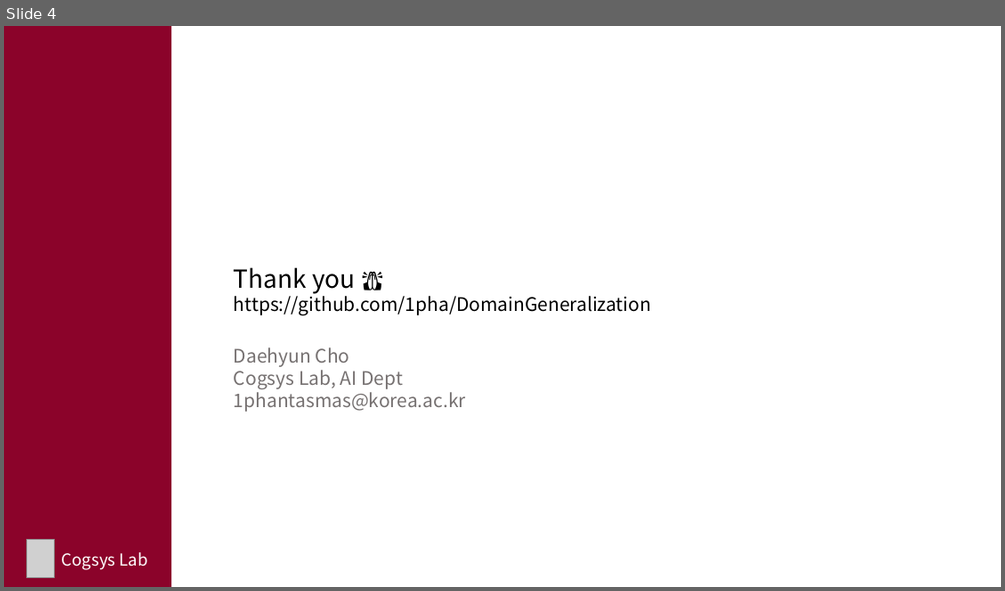
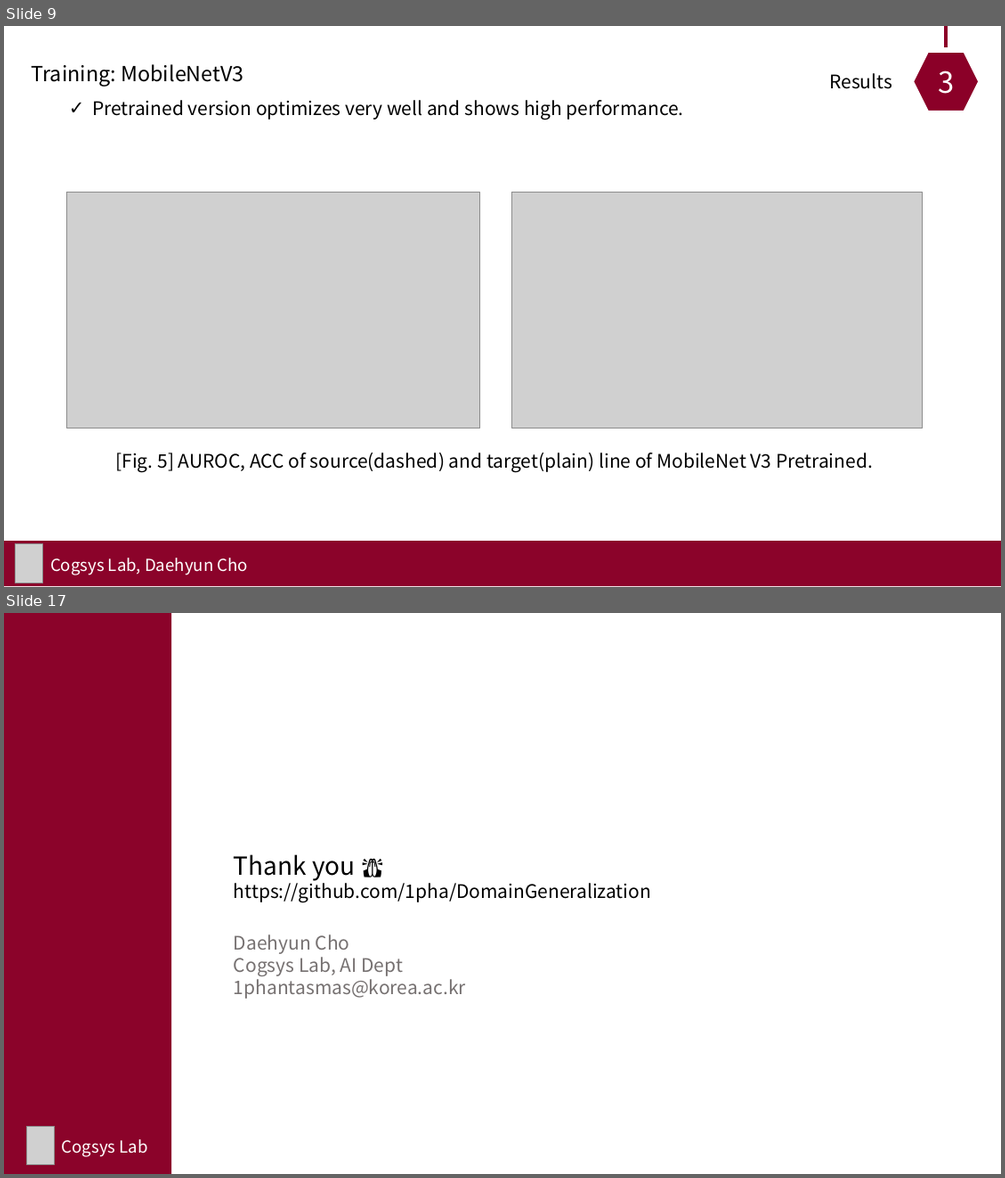
Before and after one commit to 1pha/DomainGeneralization, a slide deck: assets/Project2 Result.pptx. Shown one above the other, each under a label of ours: slide 4 before the commit, slides 9 and 17 after it; the slides between them are not shown. The pictures are 1005x591 and 1005x1178 pixels, drawn with LibreOffice and Linux fonts; fonts in the diff are those of the drawing; grey boxes stand for pictures. Boxes give left, top, right and bottom in pixels: in the first picture for what was removed or moved away, otherwise in the second. Text is boxed around its words. In the diff, an @@ line names an element or a change of style, - is before the commit and + after.

Commit message:
[Adapt] final results

```diff
--- a/assets/Project2 Result.pptx
+++ b/assets/Project2 Result.pptx
@@ slide 9 added at (x1=4, y1=26, x2=1001, y2=587), background #FFFFFF @@
@@ hexagon added at (x1=908, y1=47, x2=984, y2=117), fill #8B0028, outline #FFFFFF 10 pt, 28 pt, text #FFFFFF @@
+3
@@ line added from (947, 26) to (947, 47), #8B0028 3 pt @@
@@ text added at (x1=32, y1=64, x2=684, y2=119), 18 pt, text #000000 @@
+Training: MobileNetV3
+  ✓ Pretrained version optimizes very well and shows high performance.
@@ text added at (x1=829, y1=73, x2=892, y2=89), 18 pt, text #000000 @@
+Results
@@ picture added at (x1=67, y1=192, x2=479, y2=427) @@
@@ picture added at (x1=512, y1=192, x2=923, y2=428) @@
@@ text added at (x1=116, y1=452, x2=873, y2=472), 18 pt, text #000000 @@
+[Fig. 5] AUROC, ACC of source(dashed) and target(plain) line of MobileNet V3 Pretrained.
@@ rectangle added at (x1=4, y1=540, x2=1001, y2=586), fill #8B032A @@
@@ picture added at (x1=16, y1=544, x2=43, y2=583) @@
@@ text added at (x1=50, y1=557, x2=248, y2=575), 16 pt, text #FFFFFF @@
+Cogsys Lab, Daehyun Cho
@@ what was slide 4 is now slide 17 @@
```
Also in this commit, not shown: 3 slides changed, 12 other slides added, 1 slide removed, 9 other files.
